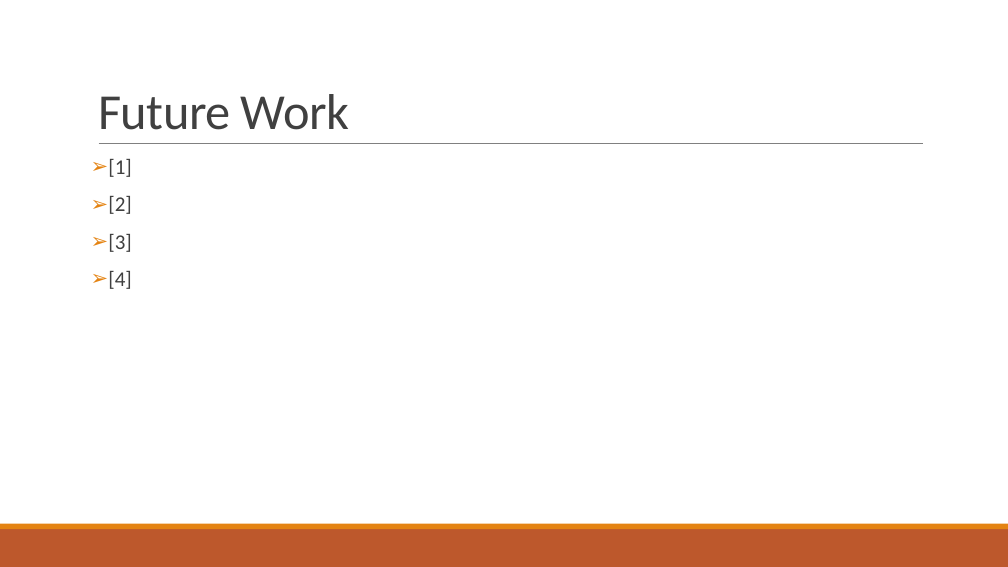
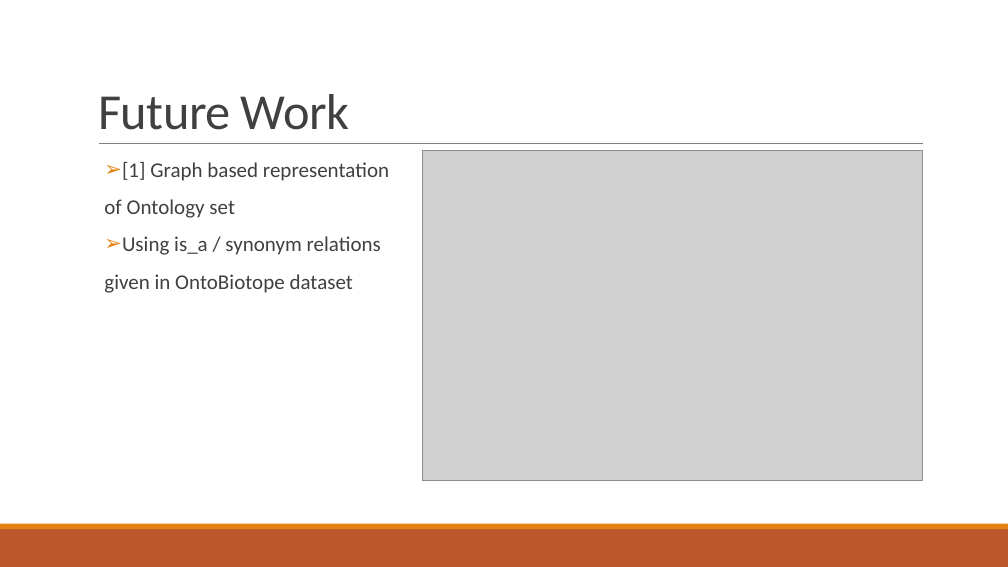
Before and after one commit to abdullahyldz/Cmpe493TermProject, a slide deck: slide 17 of Presentation/Final Presentation/Final Presentation.pptx (slide 10 before the commit). Drawn at 1008x567 pixels with LibreOffice and Linux fonts; fonts in the diff are those of the drawing; grey boxes stand for pictures. Boxes give left, top, right and bottom in pixels: in the first picture for what was removed or moved away, otherwise in the second. Text is boxed around its words. In the diff, an @@ line names an element or a change of style, - is before the commit and + after.

```diff
--- a/Presentation/Final Presentation/Final Presentation.pptx
+++ b/Presentation/Final Presentation/Final Presentation.pptx
@@ text at [104,162,389,293]: text changed @@
-➢ [1]
-➢ [2]
-➢ [3]
-➢ [4]
+➢ [1] Graph based representation
+of Ontology set
+➢ Using is_a / synonym relations
+given in OntoBiotope dataset
@@ picture added at [423,150,923,481] @@
```
Also in this commit, not shown: 3 other slides changed, 14 slides added, 4 slides removed.
